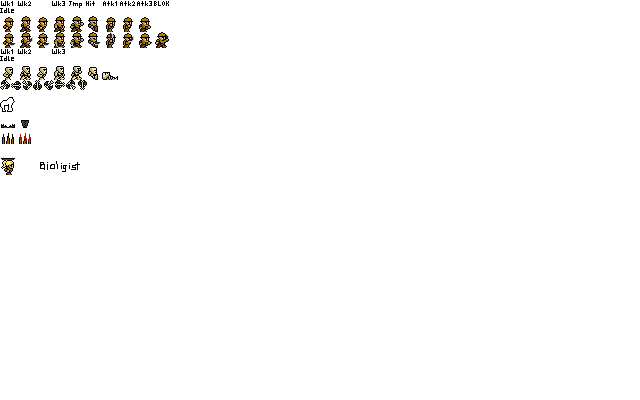
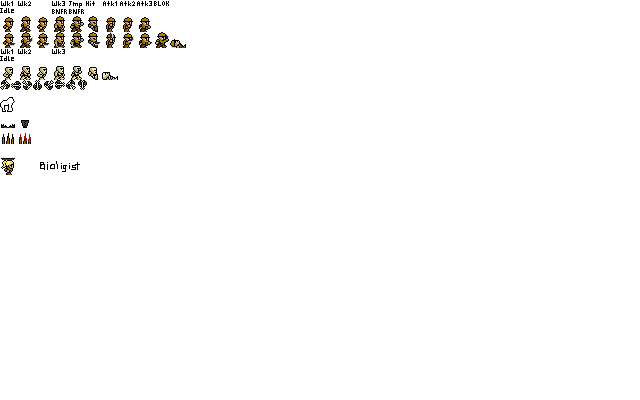
Revision of a layered 640 x 400 image; what changed, layer by layer:
painted on "sprites" over left=52, top=9, right=186, bottom=48
